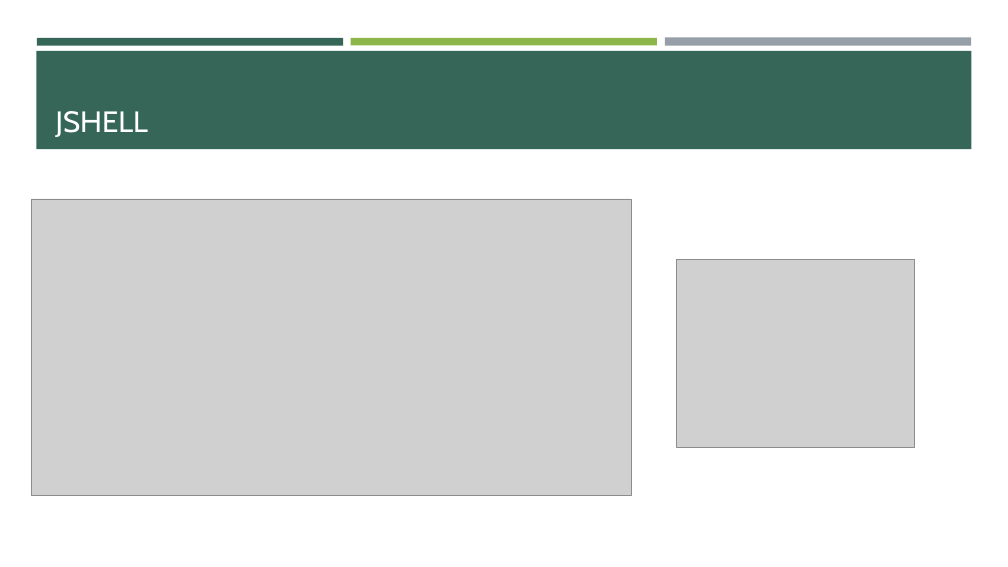
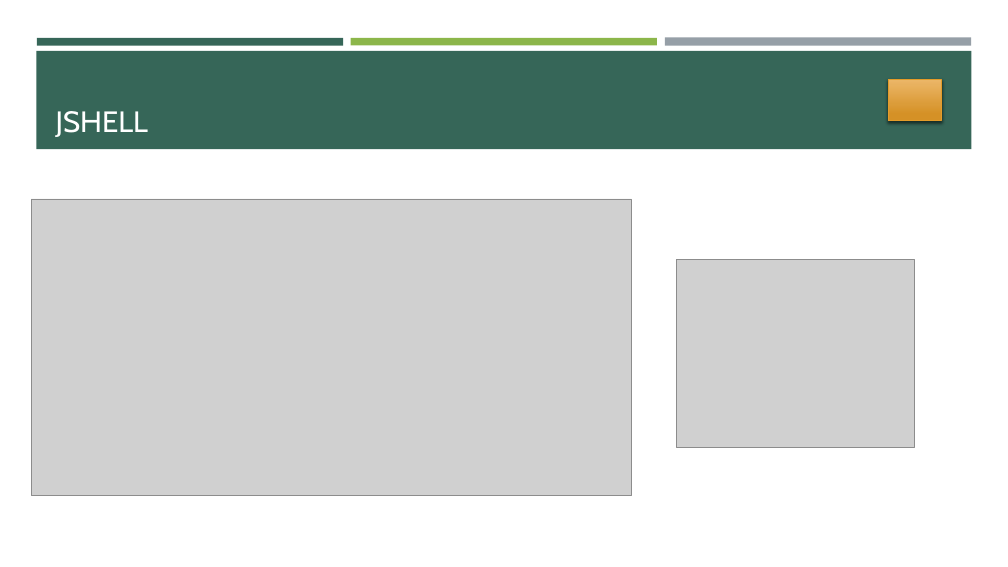
Before and after one commit to e-m-wilson/java-fs, a slide deck: slide 5 of Week_2/Core_Java.pptx. Drawn at 1008x567 pixels with LibreOffice and Linux fonts; fonts in the diff are those of the drawing; grey boxes stand for pictures. Boxes give left, top, right and bottom in pixels: in the first picture for what was removed or moved away, otherwise in the second. Text is boxed around its words. In the diff, an @@ line names an element or a change of style, - is before the commit and + after.

```diff
--- a/Week_2/Core_Java.pptx
+++ b/Week_2/Core_Java.pptx
@@ rectangle added at (889, 79, 942, 121), fill gradient #ECB86A to #D69126, outline #E59C29 1 pt @@
```
Also in this commit, not shown: 1 other file.
